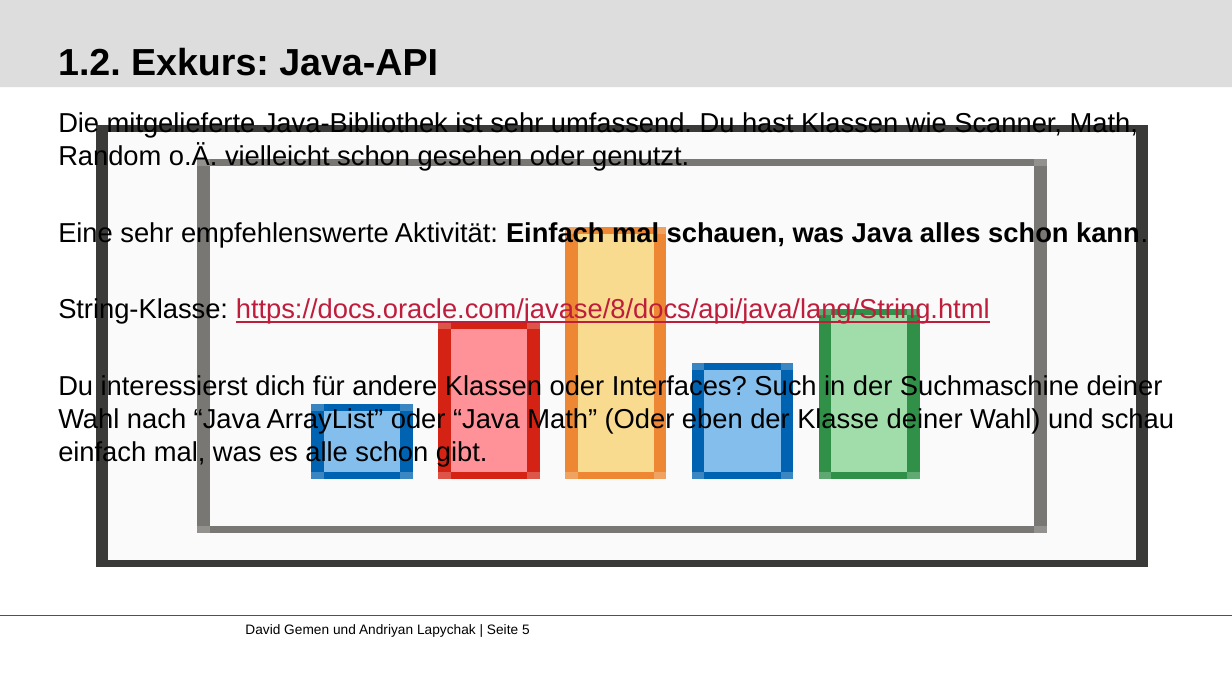
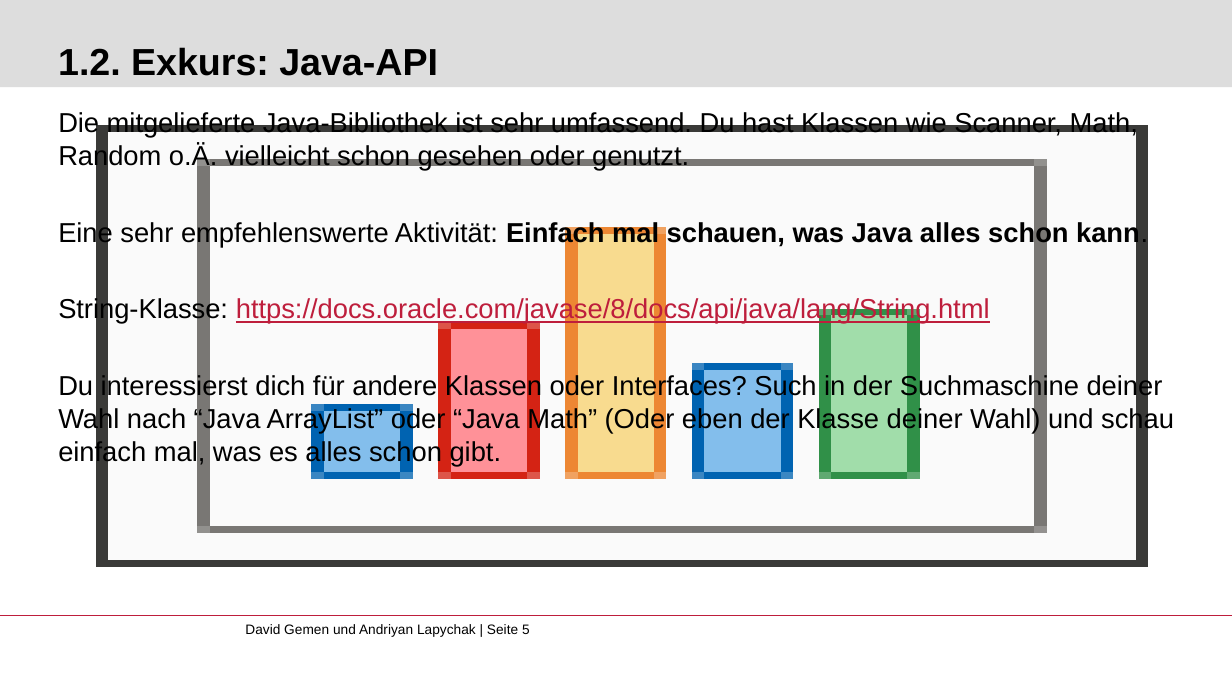
Before and after one commit to gemdav/Programmieren-1-Tutorium, a slide deck: slide 5 of slides/06_inheritance.pptx. Drawn at 1232x693 pixels with LibreOffice and Linux fonts; fonts in the diff are those of the drawing; background and template pictures are left out. Boxes give left, top, right and bottom in pixels: in the first picture for what was removed or moved away, otherwise in the second. Text is boxed around its words. In the diff, an @@ line names an element or a change of style, - is before the commit and + after.

```diff
--- a/slides/06_inheritance.pptx
+++ b/slides/06_inheritance.pptx
@@ text at bbox=[58, 374, 1174, 466]: text changed @@
-Du interessierst dich für andere Klassen oder Interfaces? Such in der Suchmaschine deiner Wahl nach “Java ArrayList” oder “Java Math” (Oder eben der Klasse deiner Wahl) und schau einfach mal, was es alle schon gibt.
+Du interessierst dich für andere Klassen oder Interfaces? Such in der Suchmaschine deiner Wahl nach “Java ArrayList” oder “Java Math” (Oder eben der Klasse deiner Wahl) und schau einfach mal, was es alles schon gibt.
```
Also in this commit, not shown: 3 other files.
